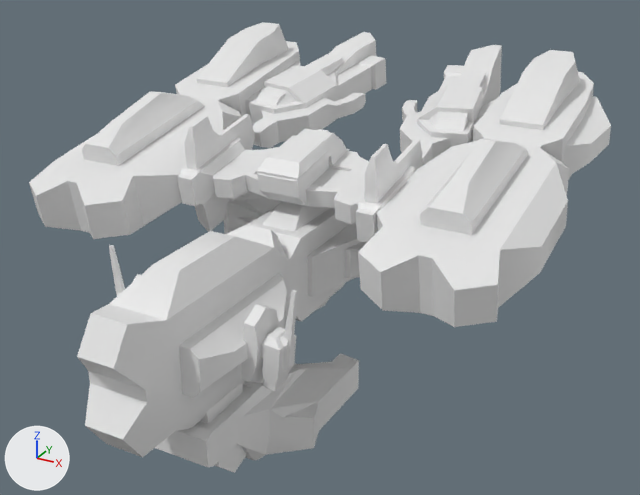
An edit to the Blender file Models/Ships/ship3.blend, drawn before and after from the same camera.
Both versions are drawn from a 50 mm lens placed at (15.8, -23.5, 17.9), pointed at (0.3, 4.7, 3.8). Lighting does not change. The marker at lower left points along +X, +Y and +Z.

In view in the first picture: 'ME_ship_IndexedFaceSet.001'.
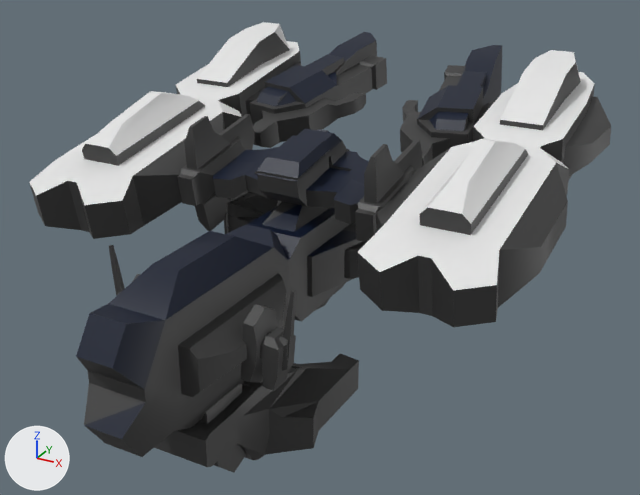
The newer file is also turned or shifted as a whole; pictures and numbers use the older file's frame.

Boxes [x1, y1, x2, y2] around the edits, measured in the pictures (640 x 495 px):
part 1 of me_me_ship_indexedfaceset_001, recoloured (white to black): [68, 44, 568, 471] in both
part 2 of me_me_ship_indexedfaceset_001, recoloured (white to black): [110, 45, 502, 303] in both

What the commit changed:
me_me_ship_indexedfaceset_001 has 2478 vertices, 4880 faces and spans x -274.0..172.0, y -52.0..214.0, z -143.0..337.0.
me_me_ship_indexedfaceset_001 is used by ob_me_ship_indexedfaceset_001; location (-0.09, -0.04, 0.0); rotation (1.571, 0.0, 3.599), in degrees (90, 0, 206); scale (0.05, 0.05, 0.05).
me_me_ship_indexedfaceset_001 part 1: 4464 of the faces centred in x -273.0..167.0, y -52.0..201.0, z -130.0..331.0 switch from no material to mat_base_001 (black #3a3a3a).
me_me_ship_indexedfaceset_001 part 2: 260 of the faces centred in x -207.0..76.0, y 59.0..201.0, z -136.0..328.0 switch from no material to mat_dark_001 (black #00102a).
me_me_ship_indexedfaceset_001 now uses material mat_highlight (white #e7e7e7).
